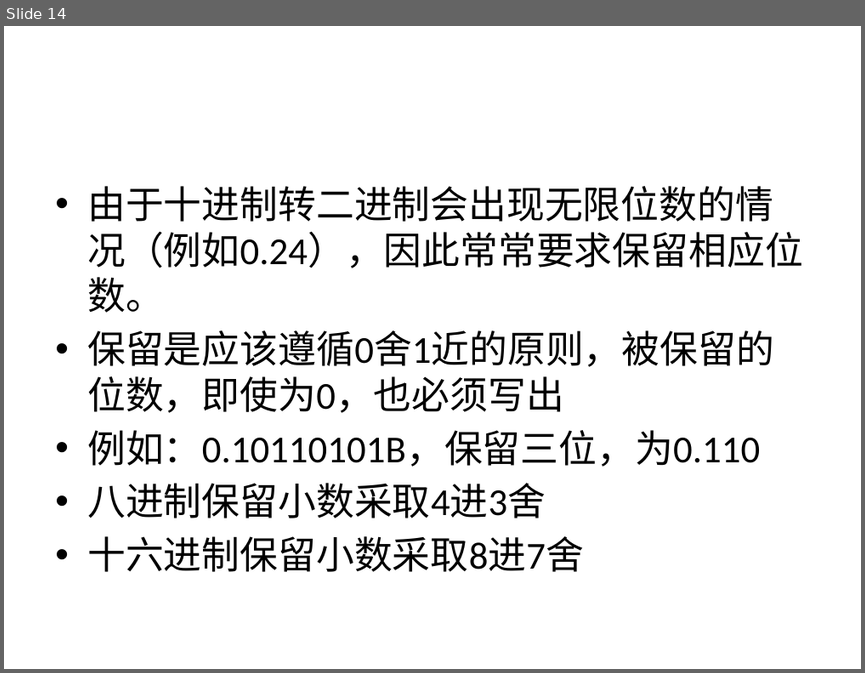
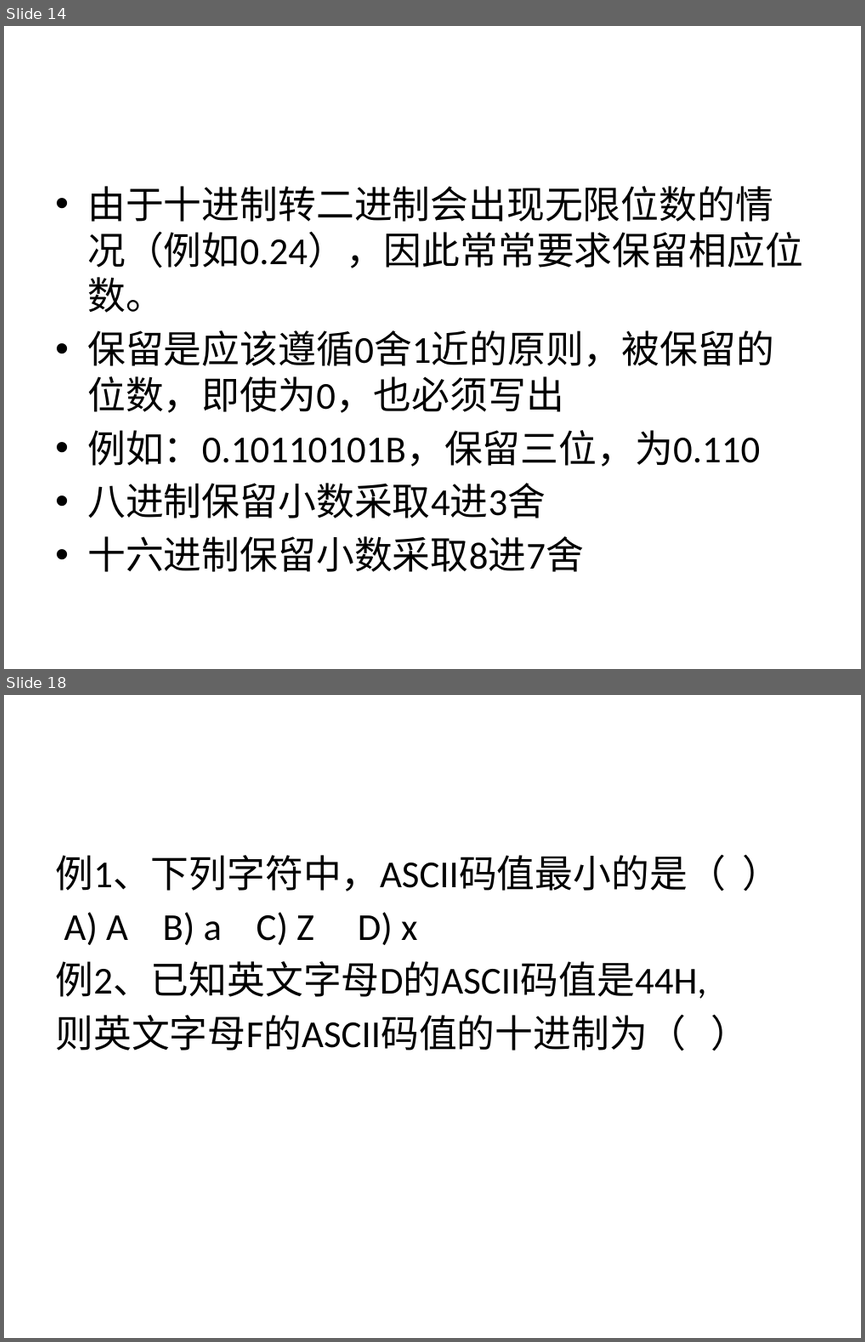
Before and after one commit to sans123wx/class, a slide deck: 计算机应用基础/第1章计算机基础/第1章复习.pptx. Shown one above the other, each under a label of ours: slide 14 before the commit, slides 14 and 18 after it; the slides between them are not shown. The pictures are 865x673 and 865x1342 pixels, drawn with LibreOffice and Linux fonts; fonts in the diff are those of the drawing. Boxes give left, top, right and bottom in pixels: in the first picture for what was removed or moved away, otherwise in the second. Text is boxed around its words. In the diff, an @@ line names an element or a change of style, - is before the commit and + after.

```diff
--- a/计算机应用基础/第1章计算机基础/第1章复习.pptx
+++ b/计算机应用基础/第1章计算机基础/第1章复习.pptx
@@ slide 18 added at (x1=4, y1=695, x2=861, y2=1338), background #FFFFFF @@
@@ text added at (x1=55, y1=855, x2=725, y2=1050), 32 pt, text #000000 @@
+例1、下列字符中，ASCII码值最小的是（ ）
+A) A B) a C) Z D) x
+例2、已知英文字母D的ASCII码值是44H,
+则英文字母F的ASCII码值的十进制为（ ）
```
Also in this commit, not shown: 7 other slides added.
